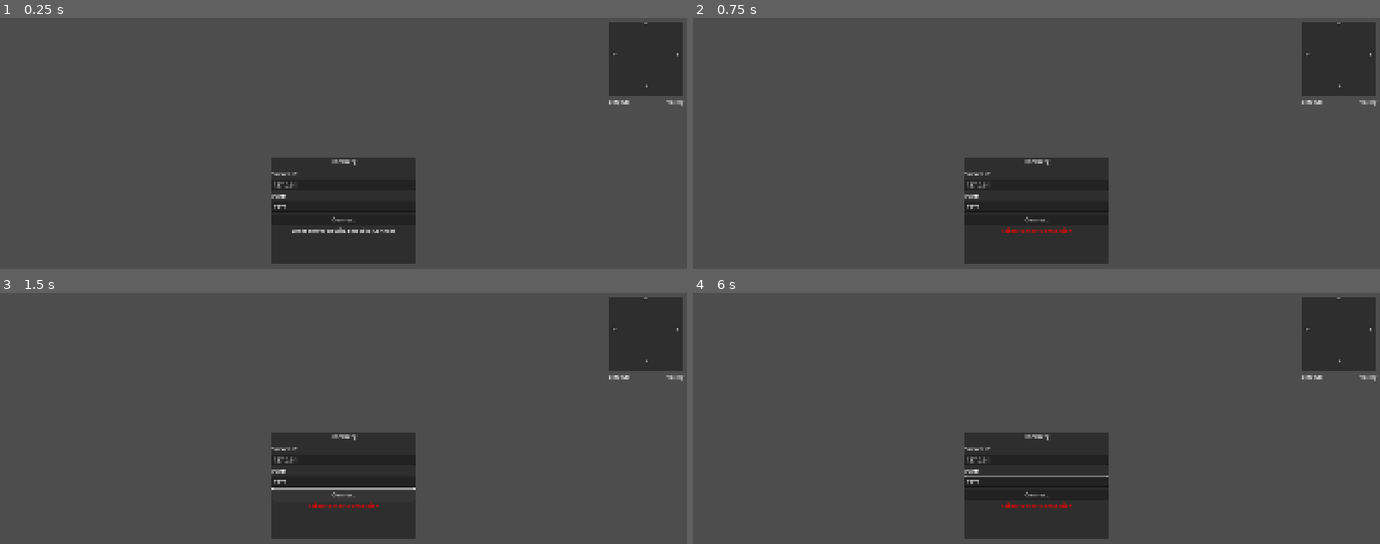
Above: before the commit, frames 1-4 (two rows, left to right).
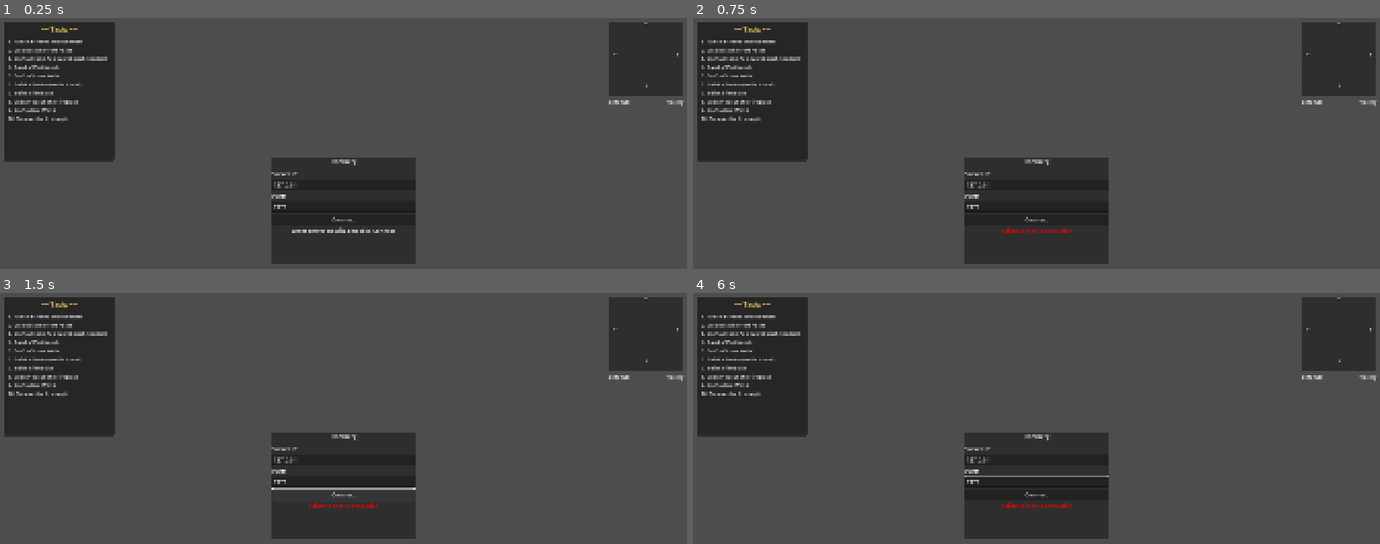
Above: after the commit, the same moments.

Repository: ruapotato/hamberg
Game: Godot game, scene res://scenes/main.tscn
Two runs of this game, one before a commit and one after it. Both use one fixed random seed, a clock stepped at 60 frames per second and the inputs below. Sound files missing from this copy of the repository are replaced by a short silence.
Inputs (mouse positions are in pixels of both pictures, inside the frame that each line leads up to):
- Up to frame 1 (0.25 s): no input
- Up to frame 2 (0.75 s): tap Enter at 0.5 s; move the mouse to (1187, 191) at 0.52 s; hold D (move_right) from 0.53 s (still down); hold E (interact) from 0.53 s (still down); click (1187, 191) at 0.6 s
- Up to frame 3 (1.5 s): tap Space (jump) at 0.77, 1.07 s; release D (move_right) at 1.25 s; release E (interact) at 1.25 s; click "Connect" at 1.25 s
- Up to frame 4 (6 s): drag from (899, 503) to (outside the picture) at 2.02 s; move the mouse to (1105, 400) at 2.77 s; hold D (move_right) 2.78-3.5 s; hold E (interact) 2.78-3.5 s; click (1105, 400) at 2.85 s; drag from (outside the picture) to (830, 428) at 3.52 s; move the mouse to (1242, 543) at 4.27 s; hold A (move_left) 4.28-5 s; hold E (interact) 4.28-5 s; tap Mouse wheel up (build_next_piece) at 4.35 s; drag from (830, 428) to (933, 388) at 5.02 s; move the mouse to (1070, 486) at 5.77 s; hold S (move_backward) from 5.78 s (still down); hold E (interact) from 5.78 s (still down); tap R (build_rotate) at 5.85 s; click (1070, 486) at 5.92 s

The runs differ from the first frame. In frame 1, 8.4% of the frame differs, in the area x 0-17%, y 1-58%; in frame 2, 8.4%; in frame 3, 8.4%; in frame 4, 8.4%.

Commit message:
feat: Collectible rocks, task menu visible, editable texture PNGs
Collectible rocks:
- StaticBody3D with 3 HP, drops 2 stone on break
- Pickaxe does double damage
- Gray particles + rock_break sound on hit
- Persistent destruction via same RPC system as trees/bushes
- Deterministic IDs (2dr_x_z_idx)

Task menu visible by default:
- Shows on game start, Tab to toggle hide/show

Texture PNG export/override system:
- TextureGenerator saves all generated textures as PNGs to
  assets/textures/environment/ on first run
- On subsequent runs, checks for user-edited PNG first
- Edit the PNGs to customize tree/rock/grass/bush appearance
- README.txt explains the override system

Co-Authored-By: Claude Opus 4.6 (1M context) <noreply@anthropic.com>

Diff:
--- /dev/null
+++ b/client/collectible_rock_2d.gd
@@ -0,0 +1,132 @@
+extends StaticBody3D
+
+## CollectibleRock2D - Rocks that can be mined for stone
+## Takes a few punches (HP 3), or 1 hit with a pickaxe (double damage).
+## Drops 2 stone. No respawn (persistent via destroyed objects system).
+
+# Rock stats
+var max_health: float = 3.0
+var current_health: float = 3.0
+var is_destroyed: bool = false
+
+# Interface compatibility
+var chunk_position: Vector2i = Vector2i.ZERO
+var object_type: String = "rock_2d"
+var object_id: int = -1
+var required_tool_type: String = "any"
+
+# Resource drops
+var resource_drops: Dictionary = {"stone": 2}
+
+# VFX state
+var _sprite_ref: Sprite3D = null
+
+
+func _ready() -> void:
+	add_to_group("destructible_rocks")
+	for child in get_children():
+		if child is Sprite3D:
+			_sprite_ref = child
+			break
+
+
+func get_object_type() -> String:
+	return object_type
+
+
+func get_object_id() -> int:
+	return object_id
+
+
+func can_be_damaged_by(_tool_type: String) -> bool:
+	return true  # Any weapon or fists can hit rocks
+
+
+func get_required_tool_type() -> String:
+	return required_tool_type
+
+
+## Take damage from player attack (client-side)
+## Returns true if destroyed
+func take_damage_local(damage: float) -> bool:
+	if is_destroyed:
+		return false
+
+	# Pickaxe does double damage
+	var players = get_tree().get_nodes_in_group("local_player")
+	if players.size() > 0:
+		var player = players[0]
+		if player.has_method("get_equipped_item"):
+			var equipped = player.get_equipped_item()
+			if equipped is String and "pickaxe" in equipped.to_lower():
+				damage *= 2.0
+
+	current_health -= damage
+	print("[CollectibleRock2D] Rock took %.1f damage (%.1f remaining)" % [damage, current_health])
+
+	# Play rock break sound at low pitch for hit, normal for destroy
+	SoundManager.play_sound_varied("rock_break", global_position, 0.0, 0.15)
+
+	# Spawn rock particles (gray)
+	_spawn_rock_particles()
+
+	if current_health <= 0.0:
+		_on_destroyed()
+		return true
+
+	return false
+
+
+func _spawn_rock_particles() -> void:
+	var particles = GPUParticles3D.new()
+	particles.emitting = true
+	particles.amount = 8
+	particles.lifetime = 0.4
+	particles.one_shot = true
+	particles.explosiveness = 1.0
+
+	var mat = ParticleProcessMaterial.new()
+	mat.direction = Vector3(0, 1, 0)
+	mat.spread = 60.0
+	mat.initial_velocity_min = 1.5
+	mat.initial_velocity_max = 3.0
+	mat.gravity = Vector3(0, -6.0, 0)
+	mat.color = Color(0.55, 0.53, 0.50)  # Gray rock color
+	particles.process_material = mat
+
+	var mesh = SphereMesh.new()
+	mesh.radius = 0.02
+	mesh.height = 0.04
+	particles.draw_pass_1 = mesh
+
+	particles.position = Vector3(0, 0.3, 0)
+	add_child(particles)
+
+	var timer = get_tree().create_timer(0.6)
+	timer.timeout.connect(func(): if is_instance_valid(particles): particles.queue_free())
+
+
+func _on_destroyed() -> void:
+	is_destroyed = true
+	print("[CollectibleRock2D] Rock destroyed! Dropping: %s" % resource_drops)
+
+	# Notify server that this rock was destroyed (for persistence)
+	var tree_id = get_meta("tree_id", "")
+	if tree_id != "":
+		NetworkManager.rpc_notify_2d_object_destroyed.rpc_id(1, tree_id)
+
+	# Give items directly to local player
+	var players = get_tree().get_nodes_in_group("local_player")
+	if players.size() > 0:
+		var player = players[0]
+		for item_name in resource_drops:
+			var amount: int = resource_drops[item_name]
+			if player.has_method("pickup_item"):
+				player.pickup_item(item_name, amount)
+
+	# Hide rock and disable collision
+	visible = false
+	var col = get_child(0) as CollisionShape3D
+	if col:
+		col.disabled = true
+	# No respawn - persistent destruction tracked by server
--- a/client/environment_spawner_2d.gd
+++ b/client/environment_spawner_2d.gd
@@ -29,7 +29,7 @@
 # Object pools
 var tree_pool: Array[StaticBody3D] = []
 var bush_pool: Array[StaticBody3D] = []
-var rock_pool: Array[Sprite3D] = []
+var rock_pool: Array[StaticBody3D] = []
 var grass_pool: Array[Sprite3D] = []
 
 # Active objects tracking
@@ -208,6 +208,14 @@
 
 
 func _generate_rock_texture() -> void:
+	# Check for user-edited PNG override
+	var tex_gen = get_node_or_null("/root/TextureGenerator")
+	if tex_gen:
+		var override = tex_gen._check_override("rock")
+		if override:
+			rock_texture = override
+			return
+
 	var img = Image.create(48, 48, false, Image.FORMAT_RGBA8)
 	img.fill(Color(0, 0, 0, 0))
 
@@ -226,10 +234,22 @@
 				var color = Color(shade * 0.6, shade * 0.58, shade * 0.55)
 				img.set_pixel(x, y, color)
 
+	# Save for user editing
+	if tex_gen:
+		tex_gen._save_texture_png("rock", img)
+
 	rock_texture = ImageTexture.create_from_image(img)
 
 
 func _generate_grass_texture() -> void:
+	# Check for user-edited PNG override
+	var tex_gen = get_node_or_null("/root/TextureGenerator")
+	if tex_gen:
+		var override = tex_gen._check_override("grass")
+		if override:
+			grass_texture = override
+			return
+
 	var img = Image.create(32, 48, false, Image.FORMAT_RGBA8)
 	img.fill(Color(0, 0, 0, 0))
 
@@ -248,6 +268,10 @@
 				if px >= 0 and px < 32 and py >= 0 and py < 48:
 					var shade = 0.3 + progress * 0.4 + randf() * 0.1
 					img.set_pixel(px, py, Color(shade * 0.5, shade, shade * 0.4))
+
+	# Save for user editing
+	if tex_gen:
+		tex_gen._save_texture_png("grass", img)
 
 	grass_texture = ImageTexture.create_from_image(img)
 
@@ -267,14 +291,12 @@
 		add_child(bush)
 		bush_pool.append(bush)
 
-	# Create rock pool
+	# Create rock pool - each rock is a StaticBody3D with collision (interactable)
 	for _i in range(max_rocks):
-		var sprite = _create_billboard_sprite()
-		sprite.texture = rock_texture
-		sprite.pixel_size = 0.03
-		sprite.visible = false
-		add_child(sprite)
-		rock_pool.append(sprite)
+		var rock = _create_rock_body()
+		rock.visible = false
+		add_child(rock)
+		rock_pool.append(rock)
 
 	# Create grass pool
 	for _i in range(max_grass):
@@ -343,6 +365,33 @@
 	return body
 
 
+func _create_rock_body() -> StaticBody3D:
+	var CollectibleRock2D = preload("res://client/collectible_rock_2d.gd")
+	var body = StaticBody3D.new()
+	body.set_script(CollectibleRock2D)
+	body.collision_layer = TREE_COLLISION_LAYER
+	body.collision_mask = 0
+
+	# Small sphere collision for rock
+	var collision = CollisionShape3D.new()
+	var sphere = SphereShape3D.new()
+	sphere.radius = 0.35
+	collision.shape = sphere
+	collision.position = Vector3(0, 0.2, 0)
+	body.add_child(collision)
+
+	# Billboard Sprite3D
+	var sprite = Sprite3D.new()
+	sprite.billboard = BaseMaterial3D.BILLBOARD_FIXED_Y
+	sprite.texture_filter = BaseMaterial3D.TEXTURE_FILTER_NEAREST
+	sprite.alpha_cut = SpriteBase3D.ALPHA_CUT_DISCARD
+	sprite.render_priority = 0
+	sprite.cast_shadow = GeometryInstance3D.SHADOW_CASTING_SETTING_OFF
+	body.add_child(sprite)
+
+	return body
+
+
 func _create_billboard_sprite() -> Sprite3D:
 	var sprite = Sprite3D.new()
 	sprite.billboard = BaseMaterial3D.BILLBOARD_FIXED_Y
@@ -370,7 +419,8 @@
 		if not obj.is_destroyed:
 			obj.visible = false
 	for obj in rock_pool:
-		obj.visible = false
+		if not obj.is_destroyed:
+			obj.visible = false
 	for obj in grass_pool:
 		obj.visible = false
 
@@ -464,9 +514,16 @@
 			active_trees[grid_key + "_t" + str(_t)] = tree_pool[tree_idx]
 			tree_idx += 1
 
-		# Spawn rocks
+		# Spawn rocks (interactable, persistent)
 		var num_rocks = int(cell_area * rock_density * (0.5 + rng.randf()))
+		var rock_idx_in_cell: int = 0
 		for _r in range(num_rocks):
+			if rock_idx >= max_rocks:
+				break
+
+			# Skip rocks that are destroyed (already mined)
+			while rock_idx < max_rocks and rock_pool[rock_idx].is_destroyed:
+				rock_idx += 1
 			if rock_idx >= max_rocks:
 				break
 
@@ -477,10 +534,21 @@
 
 			var height = _get_terrain_height(world_x, world_z)
 			if height < -100:
+				rock_idx_in_cell += 1
+				continue
+
+			# Deterministic rock ID based on grid cell + index within cell
+			var rock_id := "2dr_%d_%d_%d" % [grid_x, grid_z, rock_idx_in_cell]
+			rock_idx_in_cell += 1
+
+			# Skip rocks that were destroyed (synced from server)
+			if destroyed_object_ids.has(rock_id):
 				continue
 
 			var pos = Vector3(world_x, height, world_z)
 			_place_rock(rock_pool[rock_idx], pos, biome)
+			rock_pool[rock_idx].set_meta("tree_id", rock_id)
+			id_to_object[rock_id] = rock_pool[rock_idx]
 			active_rocks[grid_key + "_r" + str(_r)] = rock_pool[rock_idx]
 			rock_idx += 1
 
@@ -659,7 +727,12 @@
 	bush_body.visible = true
 
 
-func _place_rock(sprite: Sprite3D, pos: Vector3, biome: String = "valley") -> void:
+func _place_rock(rock_body: StaticBody3D, pos: Vector3, biome: String = "valley") -> void:
+	var sprite = rock_body.get_child(1)  # Child 0 = collision, child 1 = billboard Sprite3D
+	if not sprite:
+		return
+
+	sprite.texture = rock_texture
 	sprite.pixel_size = 0.04
 	var scale_var = 0.3 + rng.randf() * 1.7  # Range: 0.3 to 2.0 (wider variety)
 	sprite.scale = Vector3.ONE * scale_var
@@ -674,9 +747,25 @@
 	sprite.modulate = rock_color
 
 	var rock_height = 48 * sprite.pixel_size * scale_var
-	sprite.position = pos + Vector3(0, rock_height * 0.25, 0)
-	sprite.rotation.y = rng.randf() * TAU
-	sprite.visible = true
+	sprite.position = Vector3(0, rock_height * 0.25, 0)
+
+	rock_body.position = pos
+	rock_body.rotation.y = rng.randf() * TAU
+
+	# Update collision shape based on scale
+	var collision: CollisionShape3D = rock_body.get_child(0) as CollisionShape3D
+	if collision and collision.shape is SphereShape3D:
+		var sphere: SphereShape3D = collision.shape
+		sphere.radius = 0.35 * scale_var
+		collision.position = Vector3(0, 0.2 * scale_var, 0)
+
+	# Reset rock state for pool reuse
+	if rock_body.has_method("get_object_type"):
+		rock_body.is_destroyed = false
+		rock_body.current_health = rock_body.max_health
+		rock_body.scale = Vector3.ONE
+
+	rock_body.visible = true
 
 
 func _place_grass(sprite: Sprite3D, pos: Vector3, biome: String = "valley") -> void:
--- a/client/ui/task_menu.gd
+++ b/client/ui/task_menu.gd
@@ -94,9 +94,9 @@
 		_vbox.add_child(label)
 		_task_labels.append(label)
 
-	# Start hidden
-	_panel.visible = false
-	_is_visible = false
+	# Start visible so players see tasks immediately (Tab to hide)
+	_panel.visible = true
+	_is_visible = true
 
 
 func _unhandled_input(event: InputEvent) -> void:
--- a/shared/autoload/texture_generator.gd
+++ b/shared/autoload/texture_generator.gd
@@ -1,9 +1,14 @@
 extends Node
 ## Procedural Texture Generator - Creates all 2D pixel art textures
 ## Generates epic mage, zombie, tree, and spell textures
+## Auto-exports generated environment textures as PNGs for hand-editing.
+## If a PNG override exists on disk, it is loaded instead of regenerating.
 
 # Texture cache
 var texture_cache: Dictionary = {}
+
+# Directory where environment texture PNGs are saved/loaded
+const TEXTURE_EXPORT_DIR := "res://assets/textures/environment/"
 
 # Color palettes
 const MAGE_ROBES := {
@@ -46,7 +51,38 @@
 }
 
 func _ready() -> void:
+	_ensure_export_dir()
 	print("[TextureGenerator] Ready - generating textures on demand")
+
+
+## Ensure the texture export directory exists
+func _ensure_export_dir() -> void:
+	if not DirAccess.dir_exists_absolute(TEXTURE_EXPORT_DIR):
+		DirAccess.make_dir_recursive_absolute(TEXTURE_EXPORT_DIR)
+		print("[TextureGenerator] Created texture export directory: %s" % TEXTURE_EXPORT_DIR)
+
+
+## Check for a user-edited PNG override. Returns the texture if found, null otherwise.
+func _check_override(cache_key: String) -> ImageTexture:
+	var override_path = TEXTURE_EXPORT_DIR + cache_key + ".png"
+	if FileAccess.file_exists(override_path):
+		var override_img = Image.load_from_file(override_path)
+		if override_img:
+			print("[TextureGenerator] Loaded override texture: %s" % override_path)
+			return ImageTexture.create_from_image(override_img)
+	return null
+
+
+## Save a generated image to disk as PNG for user editing
+func _save_texture_png(cache_key: String, img: Image) -> void:
+	_ensure_export_dir()
+	var export_path = TEXTURE_EXPORT_DIR + cache_key + ".png"
+	if not FileAccess.file_exists(export_path):
+		var err = img.save_png(export_path)
+		if err == OK:
+			print("[TextureGenerator] Exported texture: %s" % export_path)
+		else:
+			print("[TextureGenerator] Failed to export texture: %s (error %d)" % [export_path, err])
 
 # ============================================
 # MAGE PLAYER TEXTURES (64x96 pixels)
@@ -664,6 +700,12 @@
 	var cache_key := "tree_%s_%s" % [tree_type, view_angle]
 	if texture_cache.has(cache_key):
 		return texture_cache[cache_key]
+
+	# Check for user-edited PNG override
+	var override = _check_override(cache_key)
+	if override:
+		texture_cache[cache_key] = override
+		return override
 
 	var img := Image.create(64, 128, false, Image.FORMAT_RGBA8)
 	var tree_data: Dictionary = TREE_COLORS.get(tree_type, TREE_COLORS["oak"])
@@ -728,6 +770,7 @@
 			_:
 				_draw_oak_tree(img, cx, by, trunk_color, leaves_color)
 
+	_save_texture_png(cache_key, img)
 	var tex := ImageTexture.create_from_image(img)
 	texture_cache[cache_key] = tex
 	return tex
@@ -2387,6 +2430,12 @@
 	if texture_cache.has(cache_key):
 		return texture_cache[cache_key]
 
+	# Check for user-edited PNG override
+	var override = _check_override(cache_key)
+	if override:
+		texture_cache[cache_key] = override
+		return override
+
 	var img := Image.create(32, 32, false, Image.FORMAT_RGBA8)
 	img.fill(Color(0, 0, 0, 0))
 
@@ -2444,6 +2493,7 @@
 			var highlight := Color(0.4, 0.7, 0.3)
 			_px(img, hx, hy, highlight)
 
+	_save_texture_png(cache_key, img)
 	var tex := ImageTexture.create_from_image(img)
 	texture_cache[cache_key] = tex
 	return tex
Not shown, added: assets/textures/environment/README.txt
